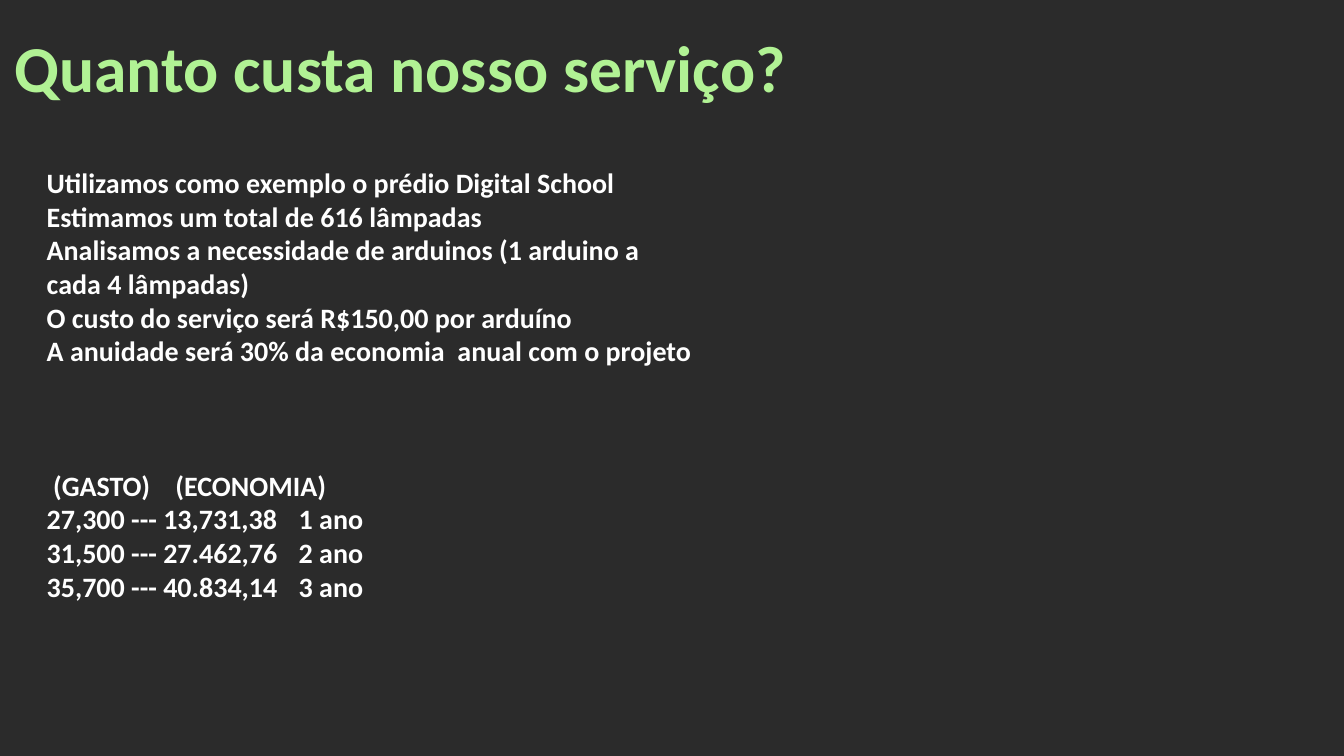
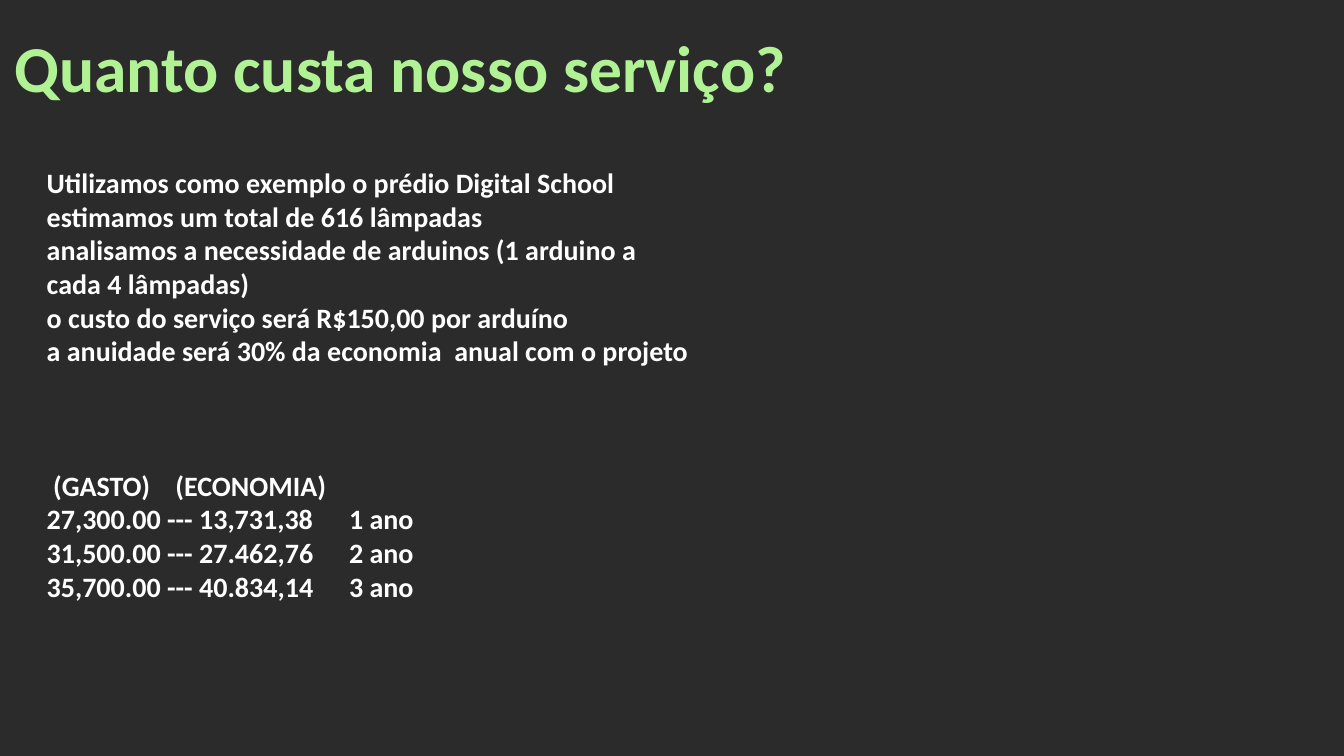
Before and after one commit to diegocrocha/project-energy, a slide deck: slide 10 of Apresentação/Apresentação.pptx. Drawn at 1344x756 pixels with LibreOffice and Linux fonts; fonts in the diff are those of the drawing; background and template pictures are left out; a plain dark background stands for a picture behind light text. Boxes give left, top, right and bottom in pixels: in the first picture for what was removed or moved away, otherwise in the second. Text is boxed around its words. In the diff, an @@ line names an element or a change of style, - is before the commit and + after.

Commit message:
arrumando power point

```diff
--- a/Apresentação/Apresentação.pptx
+++ b/Apresentação/Apresentação.pptx
@@ text at <box>47,207,687,366</box>: text changed @@
-Estimamos um total de 616 lâmpadas
-Analisamos a necessidade de arduinos (1 arduino a cada 4 lâmpadas)
-O custo do serviço será R$150,00 por arduíno
-A anuidade será 30% da economia anual com o projeto
+estimamos um total de 616 lâmpadas
+analisamos a necessidade de arduinos (1 arduino a cada 4 lâmpadas)
+o custo do serviço será R$150,00 por arduíno
+a anuidade será 30% da economia anual com o projeto
@@ text at <box>47,509,414,601</box>: text changed @@
-27,300 --- 13,731,38 1 ano
-31,500 --- 27.462,76 2 ano
-35,700 --- 40.834,14 3 ano
+27,300.00 --- 13,731,38 1 ano
+31,500.00 --- 27.462,76 2 ano
+35,700.00 --- 40.834,14 3 ano
```
